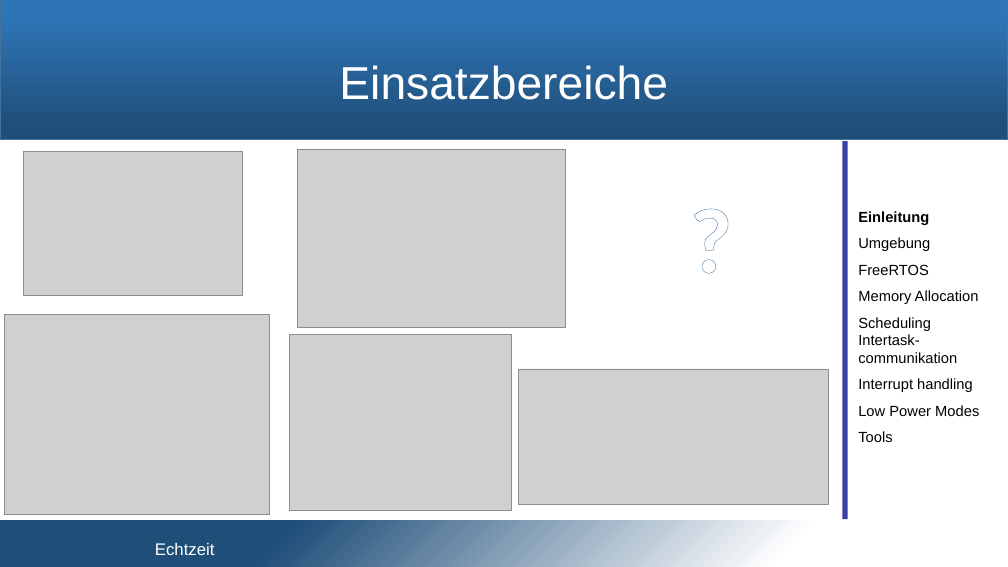
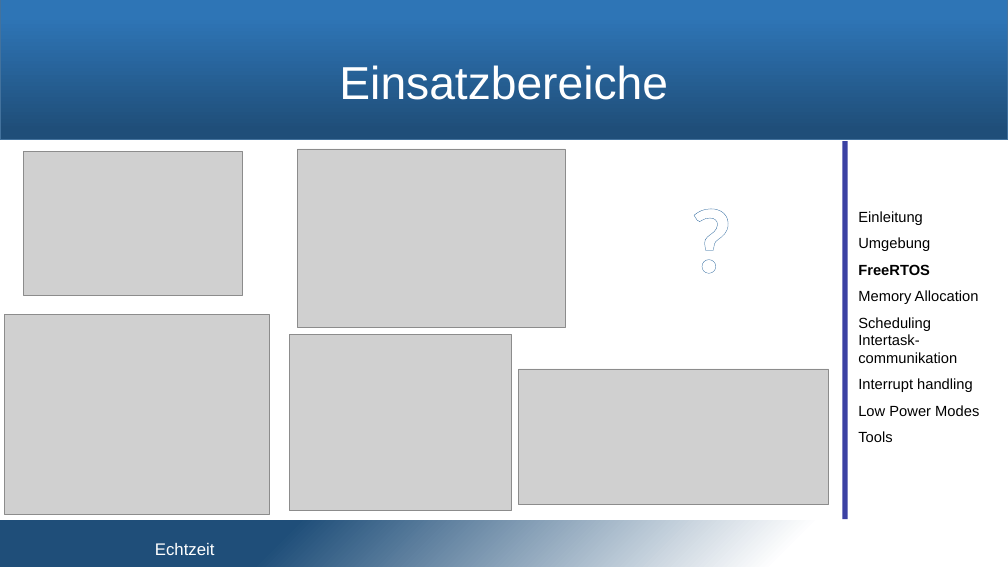
Before and after one commit to snobz/Seminar_BS_2017, a slide deck: slide 5 of Päsi/Seminar Betriebssysteme.pptx. Drawn at 1008x567 pixels with LibreOffice and Linux fonts; fonts in the diff are those of the drawing; grey boxes stand for pictures; background and template pictures are left out. Boxes give left, top, right and bottom in pixels: in the first picture for what was removed or moved away, otherwise in the second. Text is boxed around its words. In the diff, an @@ line names an element or a change of style, - is before the commit and + after.

```diff
--- a/Päsi/Seminar Betriebssysteme.pptx
+++ b/Päsi/Seminar Betriebssysteme.pptx
@@ text at (858, 211, 930, 275): bold off in "Einleitung"; bold on in "FreeRTOS" @@
```
Also in this commit, not shown: 7 other slides changed, 1 slide added, 2 slides removed.
